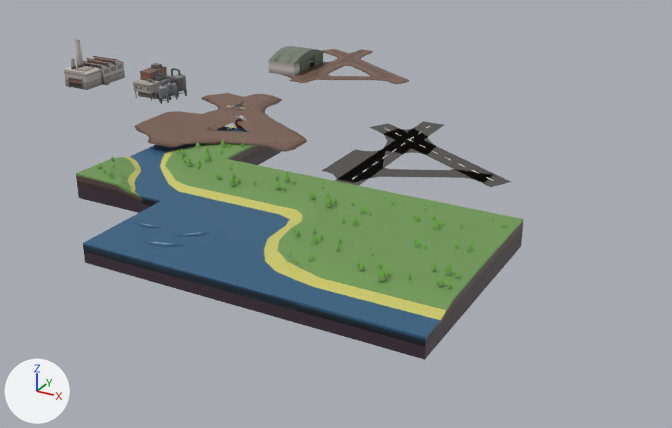
Renders of the glTF model assets/meshes.glb from each side of a commit.
Rendered twice from a 50 mm lens placed at (44.4, -63.6, 25.2), pointed at (9.5, -0.3, -6.5). Every picture has the same lights, and +X, +Y and +Z are marked at lower left. Where no turn or scale is listed for an object, it has been applied to the vertices. Vertices at the same position are counted once.

Names of what the first picture shows: 'Plane', 'Plane.001', 'Plane.002', 'ct-gwwg-1.001', 'factory-1', 'fighter-plane-1', 't-gggg-1.001', 't-ggwg-1', 't-gwgw-1', 't-gwwg-1', 't-gwww-1', 't-gwww-2', 't-wwww-1', 'target-1'.
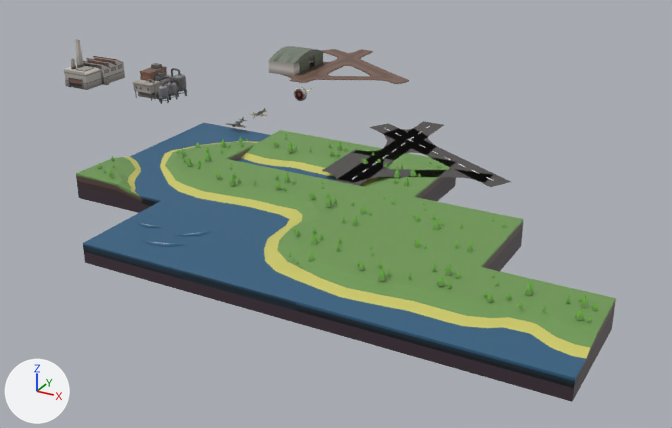
Changed parts and their boxes [x1, y1, x2, y2] in the pictures (672 x 428 px):
'ct-gwwg-1.002', added
    after: [425, 267, 616, 402]
'Plane.002', deleted (brown)
    before: [134, 93, 307, 152]
't-gwwg-1.001', added (green)
    after: [236, 130, 364, 179]
't-ggwg-1.001', added (green)
    after: [324, 145, 456, 201]
'target-1', moved
    before: [234, 115, 247, 130]
    after: [294, 87, 307, 101]
'fighter-plane-1', moved
    before: [226, 101, 246, 110]
    after: [248, 108, 267, 117]
'fighter-plane-2', added
    after: [226, 117, 247, 128]
part 1 of me_t_gwwg_1, built on
    both: [179, 161, 480, 360]

The change in detail:
me_t_gwwg_1 is used by ob_t_gwwg_1; location (8.0, -12.0, 0.0).
me_t_gwwg_1 had 122 vertices, 156 faces and spanned x -4.0..4.0, y -4.0..4.0, z -2.0..0.75.
me_t_gwwg_1 now has 173 vertices, 258 faces and spans x -4.0..4.0, y -4.0..4.0, z -2.0..0.75.
Part 1, on me_t_gwwg_1:
34 faces are deleted.
12 vertices are added at x -2.1..2.0, y -2.34..2.09, z -0.6..-0.05.
13 new vertices lie (-2.0, 0.0, 0.0) away from vertices in x 4.0, y -4.0..4.0, z -2.0..0.0.
13 new vertices lie (-2.0, 0.0, 0.0) away from vertices in x 2.0, y -4.0..4.0, z -2.0..0.0.
13 new vertices lie (2.0, 0.0, 0.0) away from vertices in x -4.0, y -4.0..4.0, z -2.0..0.0.
136 new faces join them.
Mesh me_t_gwwg_1_003 is new.
It has 188 vertices, 288 faces and spans x -4.0..4.0, y -4.0..4.0, z -2.0..0.75.
It uses material mat_material (picture img_palette).
Mesh me_t_gwwg_1_002 is new.
It has 181 vertices, 274 faces and spans x -4.0..4.0, y -4.0..4.0, z -2.0..0.75.
It uses material mat_material (picture img_palette).
Mesh me_t_ggwg_1_001 is new.
It has 184 vertices, 274 faces and spans x -4.0..4.0, y -4.0..4.0, z -2.0..0.75.
It uses material mat_material (picture img_palette).
Mesh me_fighter_plane_2 is new.
It has 348 vertices, 612 faces and spans x -1.0..1.0, y -1.18..0.42, z -0.03..0.43.
It uses material mat_material_001 (picture img_palette).
Object 'fighter-plane-1' (ob_fighter_plane_1) moves from (-2.31, 3.0, 0.35) to (0.03, 3.0, 0.0).
Object 'Plane.002' (ob_plane_002) is deleted.
Object 'target-1' (ob_target_1) moves from (0.0, 0.0, 0.0) to (0.0, 10.0, 0.0).
Object 'ct-gwwg-1.002' (ob_ct_gwwg_1_002) is new; it shows me_t_gwwg_1_003.
Its location is (32.0, -20.0, 0.0).
Object 't-gwwg-1.001' (ob_t_gwwg_1_001) is new; it shows me_t_gwwg_1_002.
Its location is (8.0, -4.0, 0.0).
Object 't-ggwg-1.001' (ob_t_ggwg_1_001) is new; it shows me_t_ggwg_1_001.
Its location is (16.0, -4.0, 0.0).
Object 'fighter-plane-2' (ob_fighter_plane_2) is new; it shows me_fighter_plane_2.
Its location is (0.0, 0.0, 0.0).
